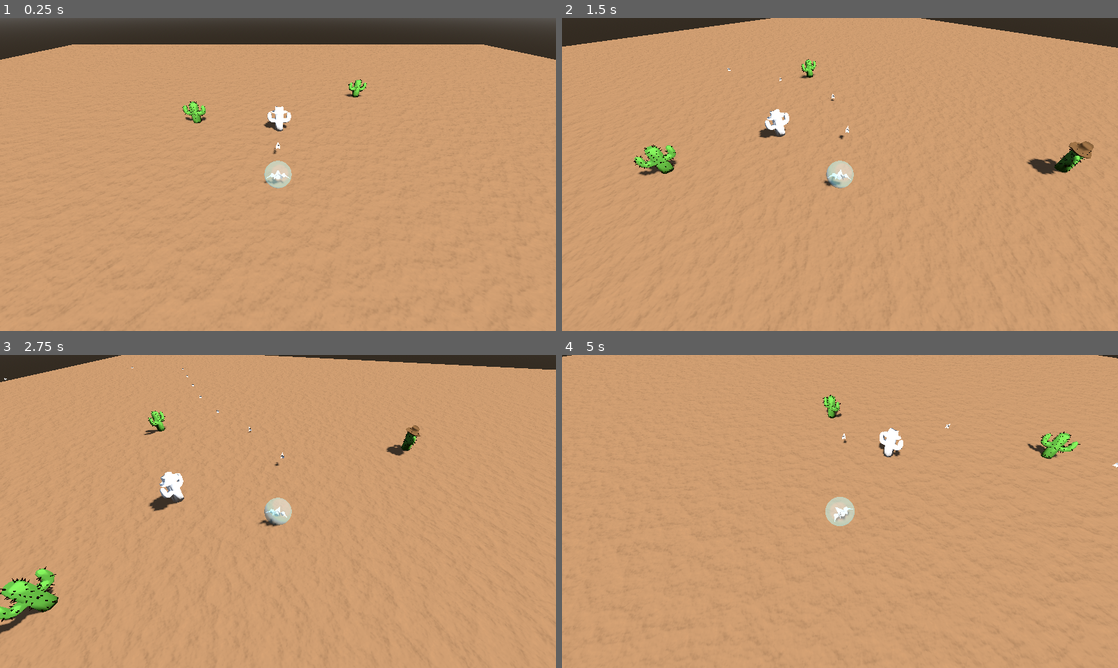
Above: before the commit, frames 1-4 (two rows, left to right).
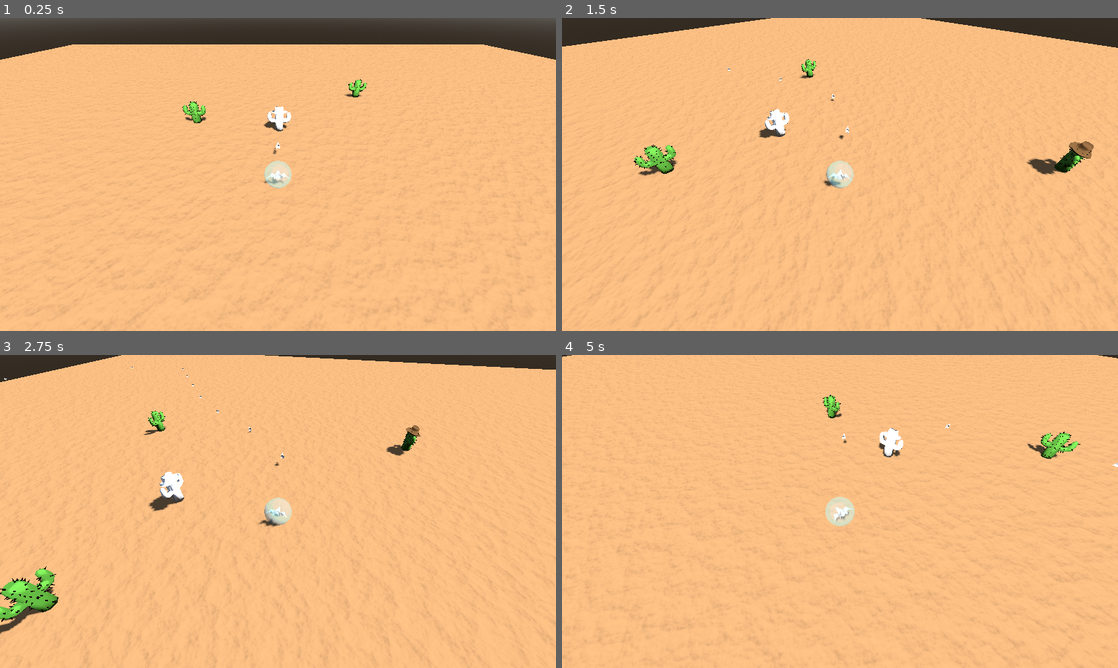
Above: after the commit, the same moments.

Repository: dicemaster5/BubbleSurvivors
Game: Godot game, scene res://scenes/world.tscn
The game is run twice, just before and just after one commit, with the same random seed, the same clock (stepped at 60 frames per second) and the same inputs.
Inputs:
- Up to frame 1 (0.25 s): no input
- Up to frame 2 (1.5 s): hold D (move_right) 0.53-1.28 s; hold S (move_down) from 1.28 s (still down)
- Up to frame 3 (2.75 s): release S (move_down) at 2.03 s; hold D (move_right) from 2.03 s (still down)
- Up to frame 4 (5 s): release D (move_right) at 2.78 s; hold W (move_up) 2.78-3.53 s; hold A (move_left) from 3.53 s (still down)

The runs differ from the first frame. In frame 1, 90% of the frame differs, in the area x 0-100%, y 8-100%; in frame 2, 95%; in frame 3, 95%; in frame 4, 99%, in the area x 0-100%, y 0-100%.

Commit message:
changed color of ground material

Diff:
--- a/materials/ground.tres
+++ b/materials/ground.tres
@@ -17,7 +17,7 @@
 [resource]
 diffuse_mode = 3
 specular_mode = 1
-albedo_color = Color(0.596676, 0.436307, 0.298791, 1)
+albedo_color = Color(0.72, 0.52656, 0.3456, 1)
 normal_enabled = true
 normal_texture = SubResource("NoiseTexture2D_fnqmt")
 uv1_scale = Vector3(0.02, 0.02, 0.02)
